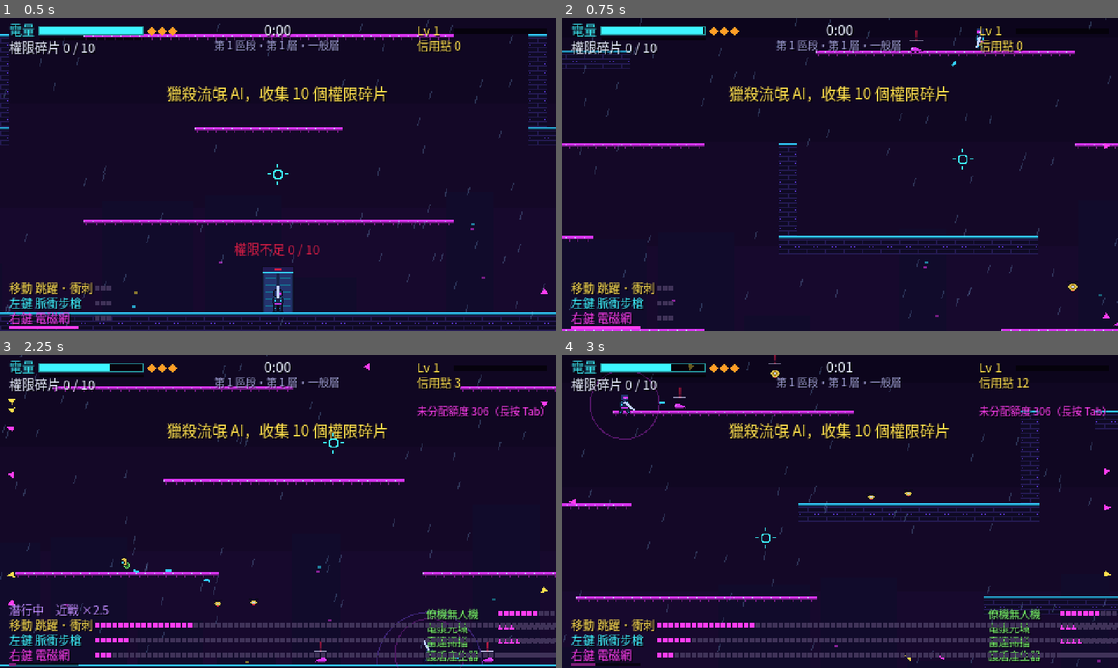
Above: before the commit, frames 1-4 (two rows, left to right).
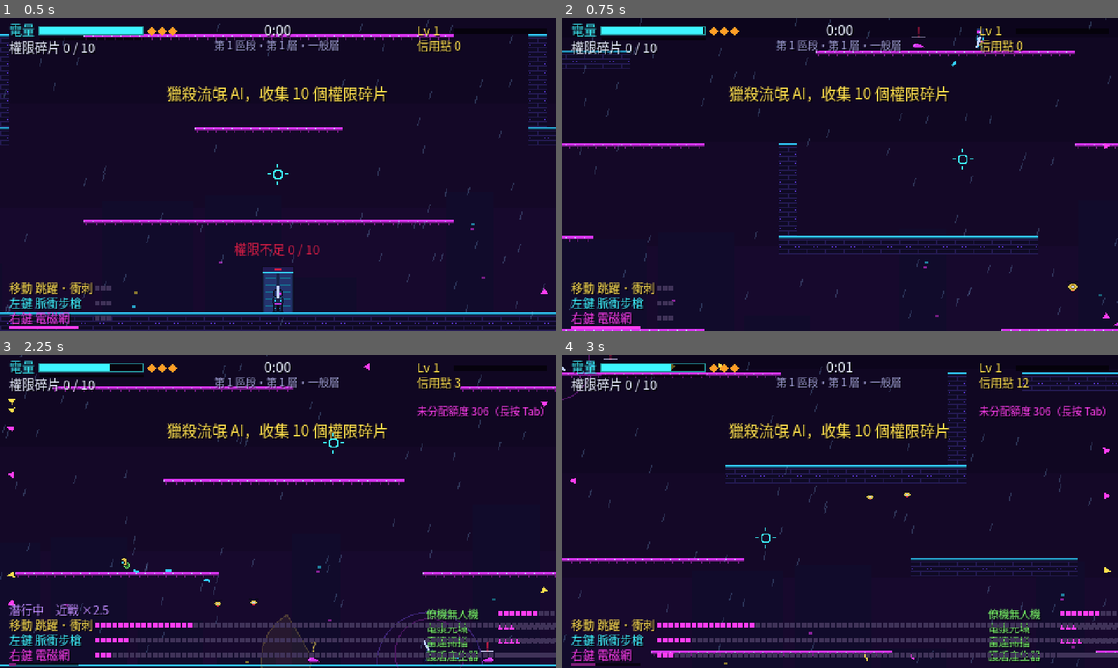
Above: after the commit, the same moments.

Repository: TWMavis/Neon-Hunter
Game: Godot game, scene res://tests/smoke_test.tscn
Same seed, same stepped clock (60 frames per second), same inputs: the game is played once before the commit and once after it. This scene is started directly instead of the project's main scene.
Inputs (mouse positions are in pixels of both pictures, inside the frame that each line leads up to):
- Up to frame 1 (0.5 s): no input
- Up to frame 2 (0.75 s): tap Enter at 0.5 s; move the mouse to (962, 158) at 0.52 s; hold D (move_right) from 0.53 s (still down); hold C (stealth) from 0.53 s (still down); click (962, 158) at 0.67 s
- Up to frame 3 (2.25 s): tap Space (jump) at 0.77, 1.07 s; release D (move_right) at 1.25 s; release C (stealth) at 1.25 s; drag from (166, 527) to (250, 574) at 1.27 s; move the mouse to (333, 442) at 2.02 s; hold D (move_right) from 2.03 s (still down); hold C (stealth) from 2.03 s (still down); right-click (333, 442) at 2.1 s
- Up to frame 4 (3 s): release D (move_right) at 2.75 s; release C (stealth) at 2.75 s; drag from (812, 574) to (673, 464) at 2.77 s

Frame 1 is identical in both runs. In frame 2, less than 0.1% of the frame differs, in the area x 62-66%, y 2-12%; in frame 3, 0.1%; in frame 4, 7.4%, in the area x 0-100%, y 0-99%.

Commit message:
Prey have a 120-degree field of view; from behind they only hear close footsteps
- Wandering prey see the player only inside their facing cone; behind them, 48 px (14 px while sneaking)
- The boss still sees in all directions
- While sneaking, nearby prey show their view cone
- Kiter aim line only shows once it has noticed you

Co-Authored-By: Claude Opus 5.5 (1M context) <noreply@anthropic.com>

Diff:
--- a/scenes/enemies/prey.gd
+++ b/scenes/enemies/prey.gd
@@ -24,6 +24,9 @@
 	Kind.REPLICATOR: "replicator", Kind.ELITE: "elite", Kind.BOSS: "boss",
 	Kind.KITER: "kiter", Kind.MINELAYER: "minelayer",
 }
+const VIEW_HALF_ANGLE_COS := 0.5    # 視角：面向前方左右各 60 度（共 120 度）
+const HEAR_RADIUS := 48.0           # 背後只聽得到這麼近的腳步聲
+const HEAR_RADIUS_STEALTH := 14.0   # 潛行時背後幾乎要貼上才會發現
 const KITE_RANGE := 150.0          # 風箏手：離玩家超過這個距離就停下來射擊
 const MAX_MINES := 4               # 佈雷者同時留在場上的地雷上限
 
@@ -242,7 +245,7 @@
 	match state:
 		State.WANDER:
 			stamina = minf(stamina + delta, max_stamina)
-			if dist < sense_range * _sense_mult():
+			if _can_detect_player(dist):
 				_enter(State.FLEE)
 		State.FLEE:
 			stamina -= delta
@@ -270,6 +273,37 @@
 	if kind == Kind.BOSS or not is_instance_valid(player):
 		return 1.0
 	return player.sense_mult()
+
+
+## 視角：獵物面向前方 120 度內才看得到玩家；背後只聽得到很近的腳步聲。Boss 四周都看得到
+func _can_detect_player(dist: float) -> bool:
+	if not is_instance_valid(player) or player.dead:
+		return false
+	if kind == Kind.BOSS:
+		return dist < sense_range
+	if in_view(player.global_position):
+		return dist < sense_range * _sense_mult()
+	return dist < (HEAR_RADIUS_STEALTH if player.stealthed else HEAR_RADIUS)
+
+
+## 潛行時畫出獵物的視野（看得到你的範圍）
+func _draw_view_cone() -> void:
+	var reach := sense_range * _sense_mult()
+	var base := Vector2(_dir, 0.0).angle()
+	var spread := acos(VIEW_HALF_ANGLE_COS)
+	var points := PackedVector2Array([Vector2.ZERO])
+	for i in 9:
+		points.append(Vector2.RIGHT.rotated(base - spread + spread * 2.0 * i / 8.0) * reach)
+	draw_colored_polygon(points, Color(1.0, 0.88, 0.3, 0.08))
+	draw_polyline(points + PackedVector2Array([Vector2.ZERO]), Color(1.0, 0.88, 0.3, 0.25), 1.0)
+
+
+## 某個點在不在獵物的視角內
+func in_view(point: Vector2) -> bool:
+	var to := point - global_position
+	if to == Vector2.ZERO:
+		return true
+	return Vector2(_dir, 0.0).dot(to.normalized()) >= VIEW_HALF_ANGLE_COS
 
 
 ## 玩家潛行、在正常感知範圍內但還沒被發現（頭上顯示「?」）
@@ -766,6 +800,8 @@
 func _draw() -> void:
 	if state == State.BURROWED:
 		return
+	if state == State.WANDER and kind != Kind.BOSS and is_instance_valid(player) and player.stealthed 			and global_position.distance_to(player.global_position) < sense_range * 1.2:
+		_draw_view_cone()
 	var half := size * 0.5
 	var body := Rect2(-half, size)
 	var tint := Color.WHITE
--- a/tests/preview_level_up.gd
+++ b/tests/preview_level_up.gd
@@ -5,6 +5,8 @@
 func _ready() -> void:
 	ClimbState.new_climb(&"pulse_rifle", &"em_net")
 	var game: Game = load("res://scenes/game/game.tscn").instantiate()
+	if OS.get_cmdline_user_args().has("stealth"):
+		game.map_override = Section1Maps.floors()[0]
 	if OS.get_cmdline_user_args().has("enemies"):
 		# 把每種獵物排在玩家前面，方便截圖
 		game.map_override = Section1Maps.floors()[0]
@@ -21,8 +23,10 @@
 	await get_tree().create_timer(0.3).timeout
 	if OS.get_cmdline_user_args().has("stealth"):
 		Input.action_press(&"stealth")
-		game.player.global_position = game.elevator.global_position + Vector2(-60, -12)
-		game._spawn_prey(Prey.Kind.RAT, game.player.global_position + Vector2(60, 10))
+		game.player.global_position = game.elevator.global_position + Vector2(-80, -12)
+		var watcher := game._spawn_prey(Prey.Kind.RAT, game.player.global_position + Vector2(70, 10))
+		watcher._dir = -1.0
+		watcher._wander_timer = 99.0
 		game._spawn_prey(Prey.Kind.KITER, game.player.global_position + Vector2(-60, 8))
 		return
 	if OS.get_cmdline_user_args().has("settings"):
--- a/tests/smoke_test.gd
+++ b/tests/smoke_test.gd
@@ -27,6 +27,7 @@
 	await _test_settings_and_gamepad()
 	await _test_stealth()
 	await _test_stealth_drain()
+	await _test_vision()
 	print("SMOKE TEST: %s (%d failures)" % ["PASS" if _failures == 0 else "FAIL", _failures])
 	get_tree().quit(_failures)
 
@@ -446,6 +447,7 @@
 ## 把一隻獵物放在玩家旁邊、讓牠進入逃跑狀態
 func _place_prey(game: Game, kind: Prey.Kind, offset: Vector2) -> Prey:
 	var prey := game._spawn_prey(kind, game.player.global_position + offset)
+	prey._dir = -signf(offset.x) if offset.x != 0.0 else 1.0   # 面向玩家（獵物有視角）
 	await _frames(2)
 	prey.player = game.player
 	return prey
@@ -639,6 +641,7 @@
 	await _frames(3)
 	_check(player.stealthed, "holding C on the ground enters stealth")
 	var rat := game._spawn_prey(Prey.Kind.RAT, player.global_position + Vector2(70, 10))
+	rat._dir = -1.0   # 面向玩家
 	await _frames(10)
 	_check(rat.state == Prey.State.WANDER, "a rat 70px away does not notice a stealthed player")
 	_check(rat.is_suspicious(), "the rat shows '?'")
@@ -695,3 +698,46 @@
 	Input.action_release(&"stealth")
 	_check(absf(sneaking - normal * 0.5) < 0.2, "stealth halves energy drain (%.2f vs %.2f per second)" % [sneaking, normal])
 	await _end(game)
+
+
+func _test_vision() -> void:
+	print("prey vision:")
+	ClimbState.new_climb()
+	get_tree().paused = false
+	var game: Game = load("res://scenes/game/game.tscn").instantiate()
+	game.auto_advance = false
+	game.map_override = Section1Maps.floors()[0]
+	game.process_mode = Node.PROCESS_MODE_PAUSABLE
+	add_child(game)
+	await _frames(10)
+	for node in game._enemies.get_children():
+		node.queue_free()
+	game.floor_data.rat_count = 0
+	game.floor_data.drone_count = 0
+	var player := game.player
+	player.global_position = game.elevator.global_position + Vector2(-80, -12)
+	await _frames(20)
+	var rat := game._spawn_prey(Prey.Kind.RAT, player.global_position + Vector2(70, 10))
+	rat._dir = 1.0          # 背對玩家
+	rat._wander_timer = 99.0
+	await _frames(10)
+	_check(rat.state == Prey.State.WANDER, "a rat facing away does not see you 70px behind it")
+	rat._dir = -1.0         # 轉過來
+	await _frames(3)
+	_check(rat.state == Prey.State.FLEE, "once it turns around it sees you and flees")
+	rat.queue_free()
+	var rat2 := game._spawn_prey(Prey.Kind.RAT, player.global_position + Vector2(30, 10))
+	rat2._dir = 1.0
+	rat2._wander_timer = 99.0
+	await _frames(5)
+	_check(rat2.state == Prey.State.FLEE, "walking right behind it (30px) it hears your footsteps")
+	rat2.queue_free()
+	Input.action_press(&"stealth")
+	await _frames(5)
+	var rat3 := game._spawn_prey(Prey.Kind.RAT, player.global_position + Vector2(20, 10))
+	rat3._dir = 1.0
+	rat3._wander_timer = 99.0
+	await _frames(5)
+	_check(rat3.state == Prey.State.WANDER, "sneaking right behind it (20px) it does not notice")
+	Input.action_release(&"stealth")
+	await _end(game)
